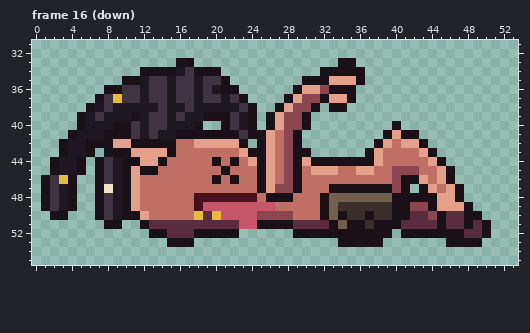
File history of a pixel-art file, assets/source/characters/troglodyte/trog_01.ase. Above, as it was before the edit.
80x56 pixels, 16 frames. Shown: frame 16 (down): x 0..53, y 31..55. The old version is drawn lined up with the new one. The commit also changed other frames, which this record leaves out.
After:
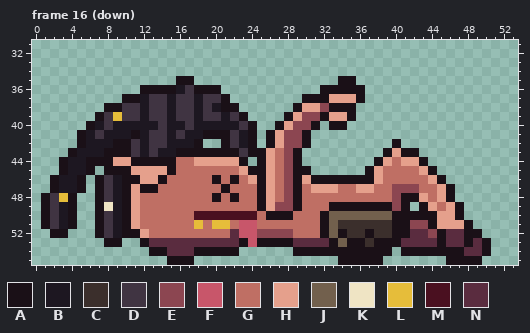
Palette (. is transparent): A #1a1017  B #1d1721  C #3b2f2c  D #403442  E #8c4651  F #c8566a  G #bf6f64  H #e5a08c  J #72604d  K #efe4c4  L #e6bd3a  M #4a1020  N #5a2c3f
Change:
whole drawing moved by +0,-2 (the old picture is shown already moved)
Changed rows in their new state; - is an unchanged pixel.
Frame 16 (down):
first column x 1:
33 ---------------..----------------..---------------
34 -----------.........-----------.....--------------
35 ---------......AA....--------....AA.--------------
36 -------....AAAAB-AAA..------...A---A--------------
37 ------...AA---------A..----..AA---HA--------------
38 -----..AADD-D--D--D-AA..--..AHHE--A---------------
39 ----..ADLDD-----D-DDB-A.-..AHEEAHHA---------------
40 ----.A-DBBB-B---DBBBBBD--.AH-EA-AA-----.----------
41 ---.A-DBBBA--D-DBB---DB-.AH-EA--------....--------
42 --..ABBBAADBDDBBBA..ADBA.AH-EA-------..A...-------
43 --.A-BB---DBDBBAAAAAAAD------.------..AHAA..------
44 -.A-BA-AHH-AA-A--HHHHHA.-----........AH-HHA..-----
45 -.A-BA.AA--HHHA-----G-HA-----A......AH-GGGHA..----
46 .ABBA-----AHHA---------H-----HAAAAAAAH-GGGGHA.----
47 .A-BA--D---AA-------A-----G---HHHGGHHGG-EEGGHA.---
48 --L--------------GGAGAGGAHGEA--GGGGGGGGE--HG-A.---
49 -------K---------GGGGGGGAHEEA--GAAAAAAAE-.AHG-A.--
50 ADBA------HG-----MMMMMMMGAAA-----JJJJJJ--AAAHHA..-
51 ADBA--ADBAHGGGGGGLGLLG--GGGGGGGAJCCC-CC-AEEAHHH-..
52 -AA---ADBAAHGGGGGGGGGNFFEEEEGGG-J-CC-CCA-NNE-NNAA.
53 -------AA--ANNNNNNNNNNAFAAAANNNNAJ--C-AANNNNANN-NA
54 ------------AANNNAAAAA------AAAAAAAAAAA-AAAAAAANNA
55 --------------AAA----------------AAAAA-------AAAA-
Changed places in both pictures, as pixel boxes (x1, y1, x2, y2):
changed: (41, 58, 491, 265)
